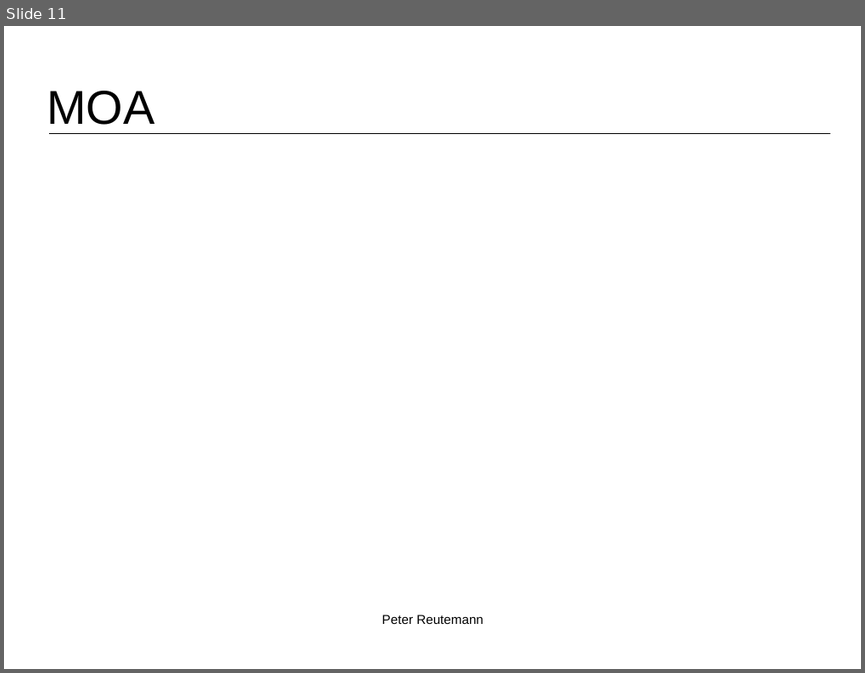
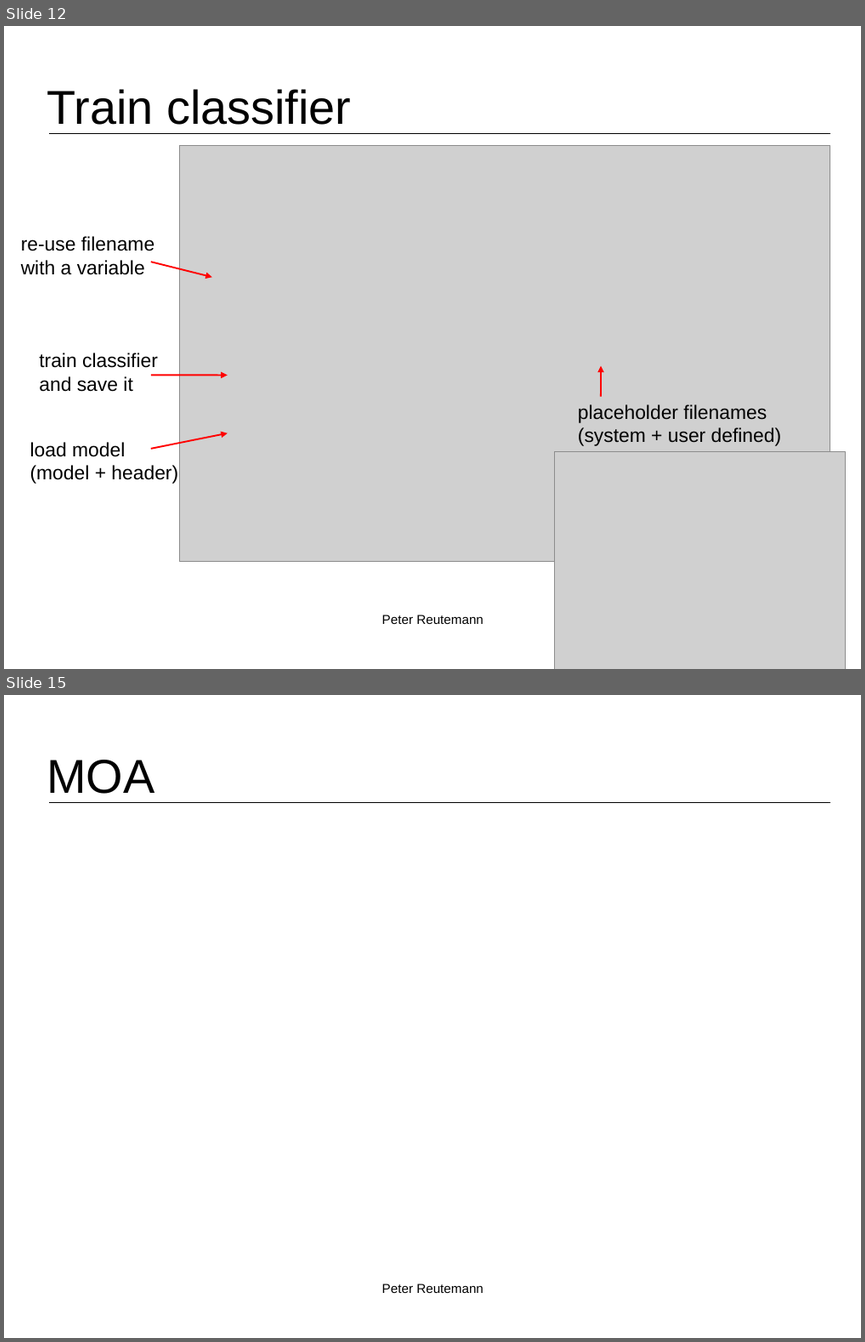
Before and after one commit to fracpete/kuching-2015, a slide deck: 2_basic_flows/kuching2015_basic_flows-2-machine_learning.odp. Shown one above the other, each under a label of ours: slide 11 before the commit, slides 12 and 15 after it; the slides between them are not shown. The pictures are 865x673 and 865x1342 pixels, drawn with LibreOffice and Linux fonts; fonts in the diff are those of the drawing; grey boxes stand for pictures; background and template pictures are left out. Boxes give left, top, right and bottom in pixels: in the first picture for what was removed or moved away, otherwise in the second. Text is boxed around its words. In the diff, an @@ line names an element or a change of style, - is before the commit and + after.

```diff
--- a/2_basic_flows/kuching2015_basic_flows-2-machine_learning.odp
+++ b/2_basic_flows/kuching2015_basic_flows-2-machine_learning.odp
@@ slide 12 added at <box>4,26,861,669</box>, background #FFFFFF; not listed: 1 template element that a slide beside it also shows @@
@@ title added at <box>46,89,351,125</box>, 44 pt, text #000000 @@
+Train classifier
@@ picture added at <box>180,146,830,562</box> @@
@@ text added at <box>21,236,154,275</box>, 18 pt, text #000000 @@
+re-use filename
+with a variable
@@ arrow added from (151, 261) to (212, 277), #FF0000 1.5 pt @@
@@ text added at <box>39,352,158,392</box>, 18 pt, text #000000 @@
+train classifier
+and save it
@@ arrow added from (151, 375) to (228, 375), #FF0000 1.5 pt @@
@@ arrow added from (601, 396) to (601, 366), #FF0000 1.5 pt @@
@@ text added at <box>578,404,782,446</box>, 18 pt, text #000000 @@
+placeholder filenames
+(system + user defined)
@@ arrow added from (151, 448) to (228, 433), #FF0000 1.5 pt @@
@@ text added at <box>30,442,178,483</box>, 18 pt, text #000000 @@
+load model
+(model + header)
@@ picture added at <box>556,451,846,669</box> @@
@@ text added at <box>382,614,483,624</box>, 12 pt, text #000000 @@
+Peter Reutemann
@@ what was slide 11 is now slide 15 @@
```
Also in this commit, not shown: 3 other slides added, 13 other files.
